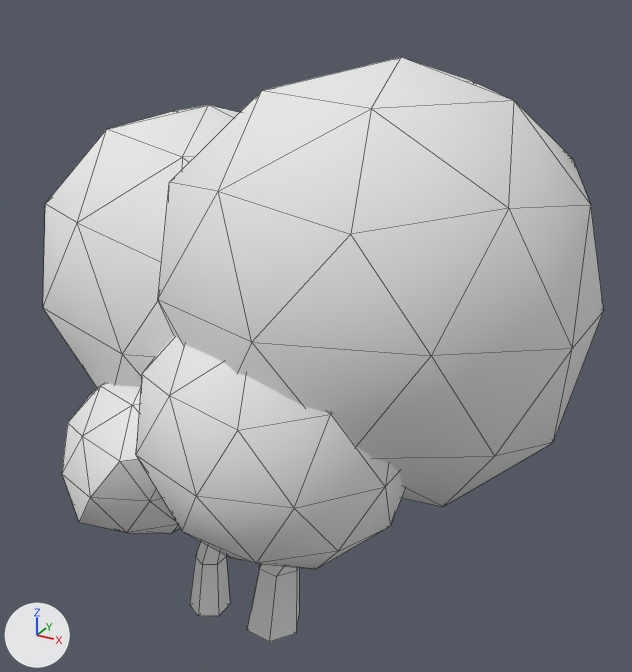
Before and after pictures for a commit that changed the Blender file Content/Environment/Foliage/Bushes/Meshes/SM_Bush_001.blend.
Both versions are drawn from a camera (50 mm lens) standing at (1.121, -1.603, 1.679) and looking at (0.152, 0.16, 0.798). The axes (+X, +Y, +Z) are drawn at lower left. The lights are the same throughout. Mesh edges are drawn as thin lines. Objects named as collision shapes, trigger or cutter boxes, shadow casters or lower levels of detail are left out.

In view in the first picture: 'Bush_01'.
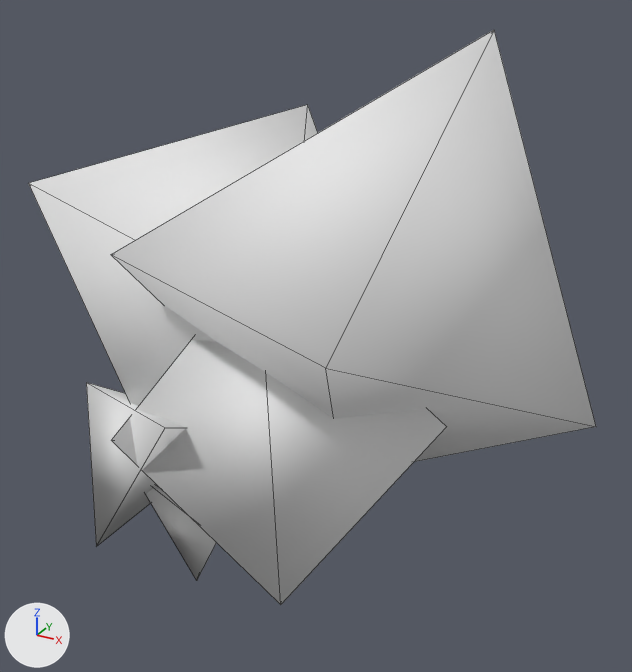
Location of each change, (x1, y1, x2, y2) in pixels of the pictures (632 x 672 px):
'Bush_01', modifiers changed: before (43, 57, 604, 642); after (28, 30, 596, 605)

Diff of the bpy script that builds the scene:
```diff
--- a/Content/Environment/Foliage/Bushes/Meshes/SM_Bush_001.blend.py
+++ b/Content/Environment/Foliage/Bushes/Meshes/SM_Bush_001.blend.py
@@ ob_bush_01 @@
 ob_bush_01.scale = (0.387, 0.387, 0.387)
+_m = ob_bush_01.modifiers.new('Decimate', 'DECIMATE')
+_m.ratio = 0.062
```
